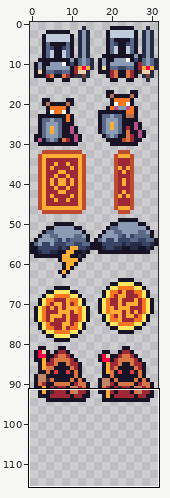
Sprite sheet -- res/img/entities.png. The picture above shows the old version from afar; the outline marks the close-up.
Close-up. The starting point:
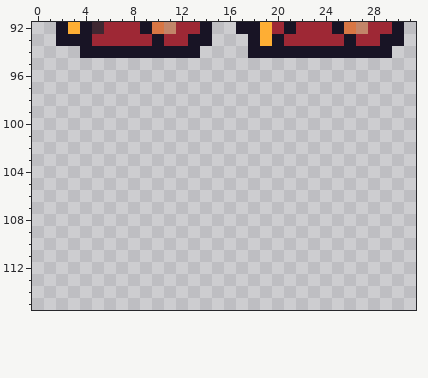
The file is 32x128 pixels. Shown: x 0..31, y 92..115. The wide view leaves out empty margins.
After:
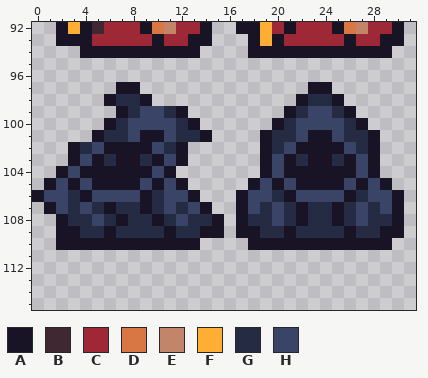
Palette (. is transparent): A #181425  B #3f2832  C #9e2835  D #d87644  E #c28569  F #feae34  G #262b44  H #3a4466
Change:
@@ x 0..31 @@
  96 ................................
- 97 ................................
- 98 ................................
- 99 ................................
-100 ................................
-101 ................................
-102 ................................
-103 ................................
-104 ................................
-105 ................................
-106 ................................
-107 ................................
-108 ................................
-109 ................................
-110 ................................
+ 97 .......AA..............AA.......
+ 98 ......AGGA............AGGA......
+ 99 .......AGHHGA........AGHHGA.....
+100 ......AGHHHHGA......AGHHHHGA....
+101 .....AGGHAAHGGA....AGGHAAHGGA...
+102 ...AGHAAAAHGA......AGHAAAAHGA...
+103 ...AHAGAAGAHA......AHAGAAGAHA...
+104 ..AHAAAAAAHA.......AHAAAAAAHA...
+105 .AHAHAAAAHAHA.....AHAHAAAAHAHA..
+106 AHHGAHHHHAGHHA...AHHGAHHHHAGHHA.
+107 .AHGHGAGGAGHGHA..AHGHGAGGAGHGHA.
+108 ..AGGHGAGGAGHGGA.AGGHGAGGAGHGGA.
+109 ..AAGGAGGGGAGGAA.AAGGAGGGGAGGAA.
+110 ..AAAAAAAAAAAA....AAAAAAAAAAAA..
 111 ................................
Changed places in both close-ups, as pixel boxes (x1, y1, x2, y2):
added: (32, 82, 404, 250)
